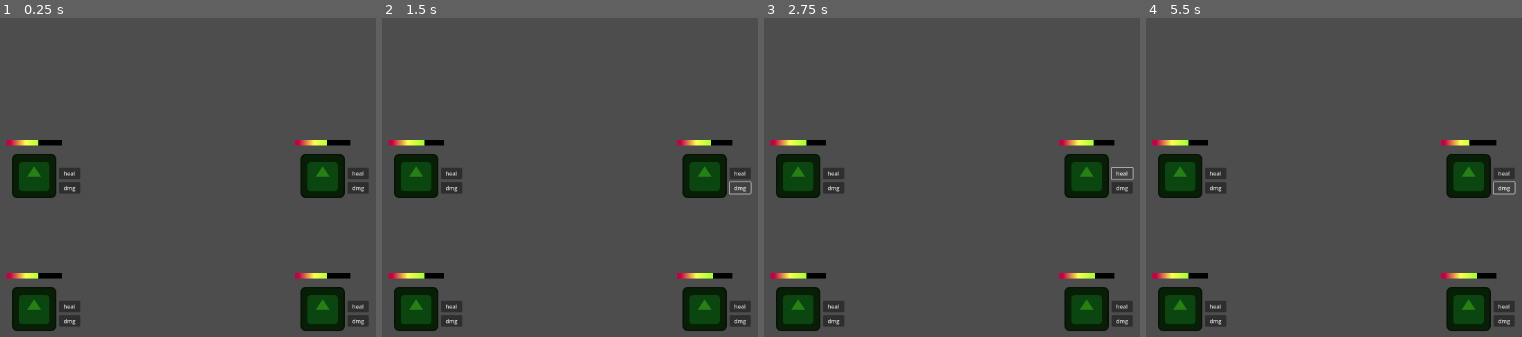
Above: before the commit, frames 1-4 (left to right).
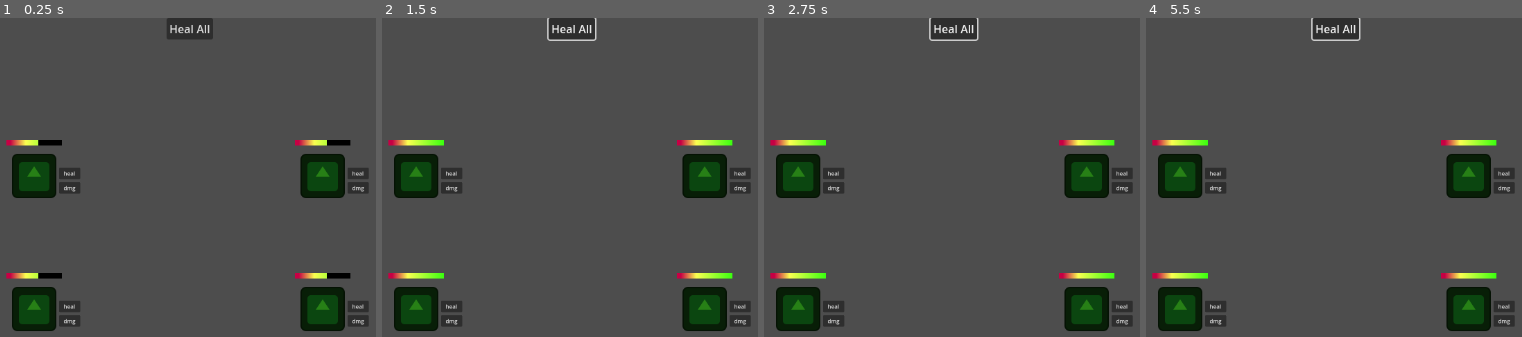
Above: after the commit, the same moments.

Repository: Horryportier/godot-tool-belt
Game: Godot game, scene res://examples/world.tscn
The game is run twice, just before and just after one commit, with the same random seed, the same clock (stepped at 60 frames per second) and the same inputs. The project has no main scene, so this scene is started directly. The engine's default icon, where the game draws it, is replaced by a stand-in: a white triangle on a blue panel in a dark square.
Inputs (mouse positions are in pixels of both pictures, inside the frame that each line leads up to):
- Up to frame 1 (0.25 s): no input
- Up to frame 2 (1.5 s): click (570, 27) at 0.5 s, where only the run after the commit has a clickable "Heal All"; click "dmg" at 1.25 s
- Up to frame 3 (2.75 s): click "heal" at 2 s
- Up to frame 4 (5.5 s): click "dmg" at 2.75 s; click "heal" at 3.5 s; click (1334, 27) at 4.25 s, where only the run after the commit has a clickable "Heal All"; click "dmg" at 5 s

The runs differ from the first frame. In frame 1, 0.7% of the frame differs, in the area x 44-57%, y 0-7%; in frame 2, 1.4%; in frame 3, 1.4%; in frame 4, 1.4%, in the area x 11-99%, y 0-82%.

Commit message:
made it an addon

Diff:
--- a/effects/test_1.tscn
+++ b/effects/test_1.tscn
@@ -1,27 +1,76 @@
-[gd_scene load_steps=6 format=3 uid="uid://bf5s8j4phkeg4"]
+[gd_scene load_steps=13 format=3 uid="uid://bf5s8j4phkeg4"]
 
-[ext_resource type="Shader" path="res://effects/test_1.gdshader" id="1_je4sw"]
+[sub_resource type="Gradient" id="Gradient_g8o07"]
+interpolation_mode = 1
+offsets = PackedFloat32Array(0, 0.0530973)
+colors = PackedColorArray(0, 0, 0, 0, 1, 1, 0.71, 1)
 
-[sub_resource type="ShaderMaterial" id="ShaderMaterial_4c3dy"]
-shader = ExtResource("1_je4sw")
-shader_parameter/spreed = 1e+08
-shader_parameter/cut_off = 0.01
+[sub_resource type="FastNoiseLite" id="FastNoiseLite_ngudv"]
 
-[sub_resource type="Gradient" id="Gradient_kvqkv"]
-offsets = PackedFloat32Array(0.230089, 0.274336, 0.415929, 0.663717)
-colors = PackedColorArray(0.696667, 1, 0.3, 1, 0.722333, 0.5016, 0.88, 1, 0.3, 0.755, 1, 1, 0.533333, 1, 0.3, 1)
+[sub_resource type="NoiseTexture2D" id="NoiseTexture2D_vlwdn"]
+normalize = false
+color_ramp = SubResource("Gradient_g8o07")
+noise = SubResource("FastNoiseLite_ngudv")
 
-[sub_resource type="FastNoiseLite" id="FastNoiseLite_oa0vb"]
-noise_type = 3
-fractal_octaves = 10
-fractal_gain = 0.42
+[sub_resource type="Gradient" id="Gradient_5wljn"]
+interpolation_mode = 1
+offsets = PackedFloat32Array(0, 0.292035)
+colors = PackedColorArray(0, 0, 0, 0, 1, 0.47, 0.9735, 1)
 
-[sub_resource type="NoiseTexture2D" id="NoiseTexture2D_wtbku"]
-color_ramp = SubResource("Gradient_kvqkv")
-noise = SubResource("FastNoiseLite_oa0vb")
+[sub_resource type="FastNoiseLite" id="FastNoiseLite_uttg1"]
 
-[node name="test1" type="TextureRect"]
-material = SubResource("ShaderMaterial_4c3dy")
+[sub_resource type="NoiseTexture2D" id="NoiseTexture2D_b3u5n"]
+color_ramp = SubResource("Gradient_5wljn")
+noise = SubResource("FastNoiseLite_uttg1")
+
+[sub_resource type="Gradient" id="Gradient_y2tig"]
+interpolation_mode = 1
+offsets = PackedFloat32Array(0, 0.40708)
+colors = PackedColorArray(0, 0, 0, 0, 0.39, 0.654333, 1, 1)
+
+[sub_resource type="FastNoiseLite" id="FastNoiseLite_8c52x"]
+
+[sub_resource type="NoiseTexture2D" id="NoiseTexture2D_4pivf"]
+color_ramp = SubResource("Gradient_y2tig")
+noise = SubResource("FastNoiseLite_8c52x")
+
+[sub_resource type="Gradient" id="Gradient_tx3li"]
+interpolation_mode = 1
+offsets = PackedFloat32Array(0, 0.548673)
+colors = PackedColorArray(0, 0, 0.0509804, 0, 0.45, 1, 0.4775, 1)
+
+[sub_resource type="FastNoiseLite" id="FastNoiseLite_mcf6n"]
+
+[sub_resource type="NoiseTexture2D" id="NoiseTexture2D_4u0io"]
+color_ramp = SubResource("Gradient_tx3li")
+noise = SubResource("FastNoiseLite_mcf6n")
+
+[node name="Control" type="Control"]
+layout_mode = 3
+anchors_preset = 0
+offset_right = 576.0
+offset_bottom = 520.0
+
+[node name="TextureRect4" type="TextureRect" parent="."]
+layout_mode = 0
 offset_right = 40.0
 offset_bottom = 40.0
-texture = SubResource("NoiseTexture2D_wtbku")
+texture = SubResource("NoiseTexture2D_vlwdn")
+
+[node name="TextureRect3" type="TextureRect" parent="."]
+layout_mode = 0
+offset_right = 40.0
+offset_bottom = 40.0
+texture = SubResource("NoiseTexture2D_b3u5n")
+
+[node name="TextureRect2" type="TextureRect" parent="."]
+layout_mode = 0
+offset_right = 512.0
+offset_bottom = 512.0
+texture = SubResource("NoiseTexture2D_4pivf")
+
+[node name="TextureRect" type="TextureRect" parent="."]
+layout_mode = 0
+offset_right = 40.0
+offset_bottom = 40.0
+texture = SubResource("NoiseTexture2D_4u0io")
--- a/examples/goblin.tres
+++ b/examples/goblin.tres
@@ -1,8 +1,8 @@
 [gd_resource type="Resource" script_class="EnemyRes" load_steps=6 format=3 uid="uid://cdqmqby3eqqns"]
 
-[ext_resource type="Script" path="res://Components/enemy/enemy_res.gd" id="1_bu2lo"]
-[ext_resource type="Script" path="res://Components/health/health_res.gd" id="1_ekl2r"]
-[ext_resource type="Script" path="res://Components/group/group_res.gd" id="1_gdqbl"]
+[ext_resource type="Script" path="res://addons/godottoolbelt/Components/enemy/enemy_res.gd" id="1_bu2lo"]
+[ext_resource type="Script" path="res://addons/godottoolbelt/Components/health/health_res.gd" id="1_ekl2r"]
+[ext_resource type="Script" path="res://addons/godottoolbelt/Components/group/group_res.gd" id="1_gdqbl"]
 
 [sub_resource type="Resource" id="Resource_0iw48"]
 script = ExtResource("1_gdqbl")
--- a/examples/goblin.tscn
+++ b/examples/goblin.tscn
@@ -4,9 +4,9 @@
 [ext_resource type="Resource" uid="uid://cdqmqby3eqqns" path="res://examples/goblin.tres" id="2_4ddkr"]
 [ext_resource type="Texture2D" uid="uid://bdpa4cbdw0ly7" path="res://icon.svg" id="2_13l58"]
 [ext_resource type="Shader" path="res://examples/goblin.gdshader" id="3_kddf1"]
-[ext_resource type="Script" path="res://Components/health/ui/local_texture_health_bar.gd" id="4_5uoxt"]
-[ext_resource type="Script" path="res://Components/tween/tween_res.gd" id="5_dfo8c"]
-[ext_resource type="Script" path="res://Components/Hurtbox/hurtbox2D.gd" id="7_gqw2x"]
+[ext_resource type="Script" path="res://addons/godottoolbelt/Components/health/ui/local_texture_health_bar.gd" id="4_5uoxt"]
+[ext_resource type="Script" path="res://addons/godottoolbelt/Components/tween/tween_res.gd" id="5_dfo8c"]
+[ext_resource type="Script" path="res://addons/godottoolbelt/Components/Hurtbox/hurtbox2D.gd" id="7_gqw2x"]
 
 [sub_resource type="ShaderMaterial" id="ShaderMaterial_g54ih"]
 shader = ExtResource("3_kddf1")
--- /dev/null
+++ b/examples/ui.gd
@@ -0,0 +1,12 @@
+extends Control
+
+@onready var ista_heal: Button = $InstaHeal
+
+func _ready():
+	ista_heal.pressed.connect(_on_pressed)
+
+
+func _on_pressed():
+	var enemies = get_tree().get_nodes_in_group("Enemy") as Array[Enemy]
+	for enemy in enemies:
+		enemy.resource.health.hp = enemy.resource.health.max_hp
--- a/examples/world.tscn
+++ b/examples/world.tscn
@@ -1,14 +1,15 @@
-[gd_scene load_steps=21 format=3 uid="uid://eimvfnfdbxj3"]
+[gd_scene load_steps=22 format=3 uid="uid://eimvfnfdbxj3"]
 
 [ext_resource type="Script" path="res://examples/mouse_radar.gd" id="1_q32aw"]
-[ext_resource type="Script" path="res://Components/radar/radar2d.gd" id="2_hj7h8"]
-[ext_resource type="Script" path="res://Components/Hitbox/hitbox.gd" id="3_jcy7r"]
+[ext_resource type="Script" path="res://addons/godottoolbelt/Components/radar/radar2d.gd" id="2_hj7h8"]
+[ext_resource type="Script" path="res://addons/godottoolbelt/Components/Hitbox/hitbox.gd" id="3_jcy7r"]
 [ext_resource type="PackedScene" uid="uid://dda5wwbdnpyw0" path="res://examples/goblin.tscn" id="3_k5j1i"]
-[ext_resource type="Script" path="res://Components/health/health_res.gd" id="4_bvyij"]
-[ext_resource type="Script" path="res://Components/group/group_res.gd" id="4_w4weh"]
-[ext_resource type="Script" path="res://Components/enemy/enemy_res.gd" id="5_7fa8i"]
-[ext_resource type="Script" path="res://Components/camera/focusing_camera2d.gd" id="6_53nh8"]
-[ext_resource type="Script" path="res://Components/tween/tween_res.gd" id="7_u0k4x"]
+[ext_resource type="Script" path="res://addons/godottoolbelt/Components/health/health_res.gd" id="4_bvyij"]
+[ext_resource type="Script" path="res://addons/godottoolbelt/Components/group/group_res.gd" id="4_w4weh"]
+[ext_resource type="Script" path="res://addons/godottoolbelt/Components/enemy/enemy_res.gd" id="5_7fa8i"]
+[ext_resource type="Script" path="res://addons/godottoolbelt/Components/camera/focusing_camera2d.gd" id="6_53nh8"]
+[ext_resource type="Script" path="res://addons/godottoolbelt/Components/tween/tween_res.gd" id="7_u0k4x"]
+[ext_resource type="Script" path="res://examples/ui.gd" id="10_6x7fv"]
 
 [sub_resource type="CircleShape2D" id="CircleShape2D_g4n3p"]
 radius = 16.0
@@ -125,3 +126,26 @@
 zoom = Vector2(0.5, 0.5)
 script = ExtResource("6_53nh8")
 tween_res = SubResource("Resource_p4qu0")
+
+[node name="CanvasLayer" type="CanvasLayer" parent="."]
+
+[node name="ui" type="Control" parent="CanvasLayer"]
+layout_mode = 3
+anchors_preset = 15
+anchor_right = 1.0
+anchor_bottom = 1.0
+grow_horizontal = 2
+grow_vertical = 2
+size_flags_horizontal = 0
+script = ExtResource("10_6x7fv")
+
+[node name="InstaHeal" type="Button" parent="CanvasLayer/ui"]
+layout_mode = 1
+anchors_preset = 5
+anchor_left = 0.5
+anchor_right = 0.5
+offset_left = -33.5
+offset_right = 33.5
+offset_bottom = 31.0
+grow_horizontal = 2
+text = "Heal All"
--- a/project.godot
+++ b/project.godot
@@ -14,10 +14,14 @@
 config/features=PackedStringArray("4.2", "Forward Plus")
 config/icon="res://icon.svg"
 
+[editor_plugins]
+
+enabled=PackedStringArray("res://addons/godottoolbelt/plugin.cfg")
+
 [file_customization]
 
 folder_colors={
-"res://Components/": "yellow",
+"res://addons/godottoolbelt/Components/": "yellow",
 "res://effects/": "purple",
 "res://examples/": "gray"
 }
Renamed: Components/Hitbox/hitbox.gd -> addons/godottoolbelt/Components/Hitbox/hitbox.gd
Renamed: Components/Hurtbox/hurtbox2D.gd -> addons/godottoolbelt/Components/Hurtbox/hurtbox2D.gd
Renamed: Components/camera/focusing_camera2d.gd -> addons/godottoolbelt/Components/camera/focusing_camera2d.gd
Not shown, changed: addons/godottoolbelt/Components/camera/focusing_camera2d.tscn
Renamed: Components/enemy/enemy.gd -> addons/godottoolbelt/Components/enemy/enemy.gd
Renamed: Components/enemy/enemy_res.gd -> addons/godottoolbelt/Components/enemy/enemy_res.gd
Renamed: Components/group/group_res.gd -> addons/godottoolbelt/Components/group/group_res.gd
Renamed: Components/health/health_res.gd -> addons/godottoolbelt/Components/health/health_res.gd
Renamed: Components/health/ui/local_health_bar.gd -> addons/godottoolbelt/Components/health/ui/local_health_bar.gd
Renamed: Components/health/ui/local_texture_health_bar.gd -> addons/godottoolbelt/Components/health/ui/local_texture_health_bar.gd
Renamed: Components/radar/radar2d.gd -> addons/godottoolbelt/Components/radar/radar2d.gd
Renamed: Components/tween/tween_res.gd -> addons/godottoolbelt/Components/tween/tween_res.gd
(and 2 more such lines)
